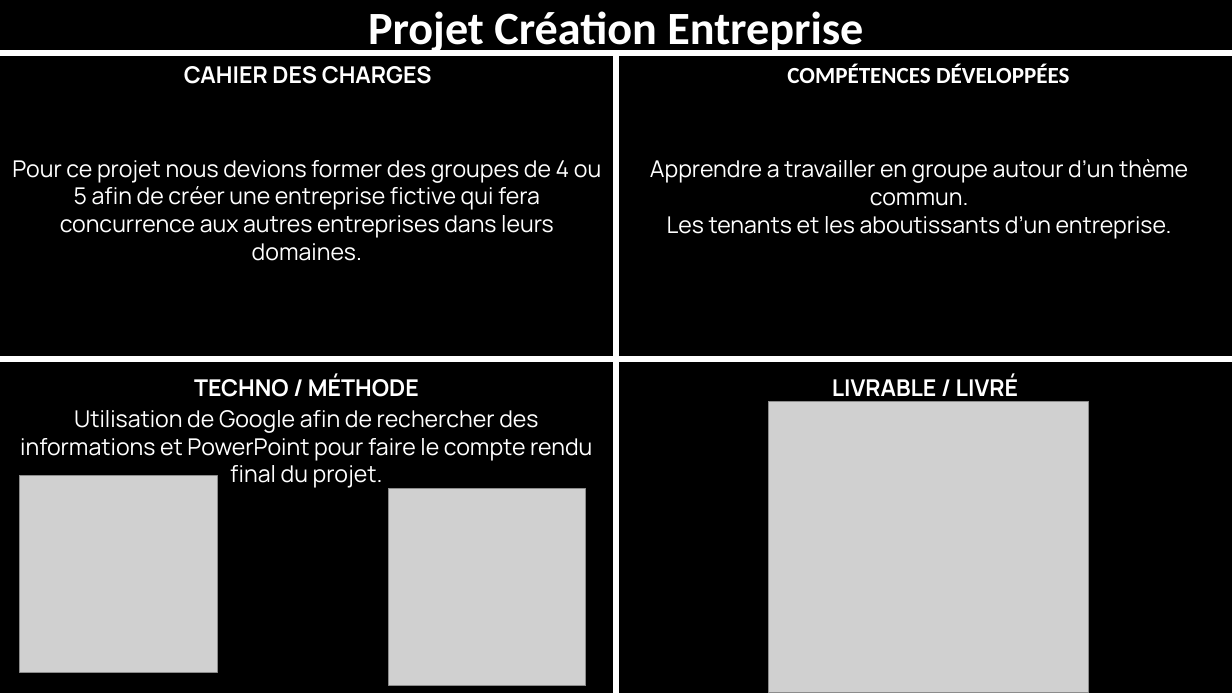
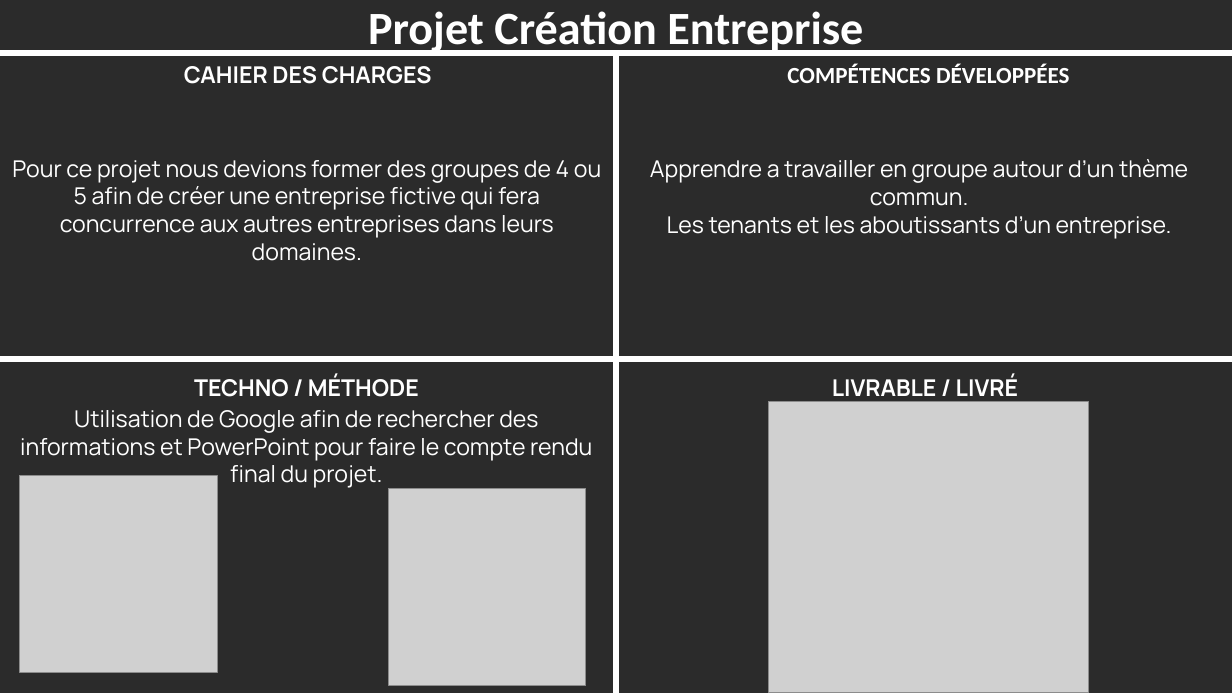
Before and after one commit to EdouardSence/portfolio, a slide deck: slide 1 of RETEX/projet entreprise.pptx. Drawn at 1232x693 pixels with LibreOffice and Linux fonts; fonts in the diff are those of the drawing; grey boxes stand for pictures; background and template pictures are left out; a plain dark background stands for a picture behind light text. Boxes give left, top, right and bottom in pixels: in the first picture for what was removed or moved away, otherwise in the second. Text is boxed around its words. In the diff, an @@ line names an element or a change of style, - is before the commit and + after.

```diff
--- a/RETEX/projet entreprise.pptx
+++ b/RETEX/projet entreprise.pptx
@@ background #000000 to picture (left out) @@
```
Also in this commit, not shown: 12 other files.
